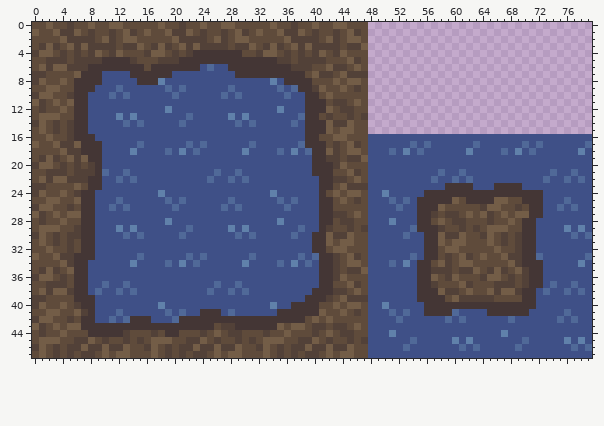
One commit to this sprite sheet: graphics/terrain/river_dirt_9.png. The picture above was drawn from the file before the commit.
The file is 80x48 pixels.
The same view after the edit:
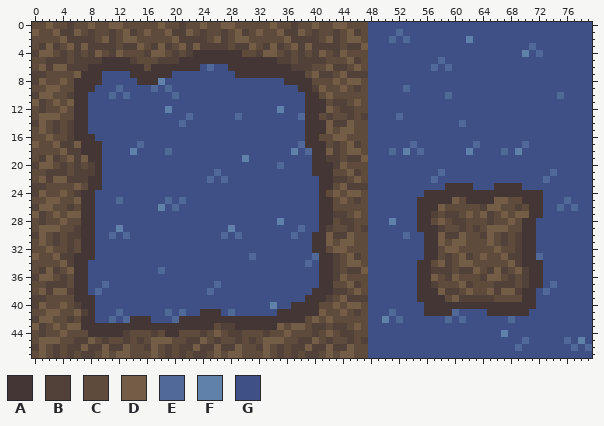
Palette (. is transparent): A #443635  B #524138  C #5f4b3b  D #735d47  E #506998  F #6081aa  G #3f5087
Difference:
There is now colour E in row 1 at x 52; in row 2 at x 51 and 53; in row 3 at x 71; in row 4 at x 72; in row 5 at x 58; in row 6 at x 57 and 59.
There is now colour E in row 9 at x 53; in row 10 at x 59 and 75; in row 13 at x 52; in row 14 at x 61.
The edit turns colour F into colour E in row 45 at x 76.
The edit turns colour G into colour E in row 9 at x 17; in row 13 at x 29; in row 20 at x 35; in row 22 at x 27; in row 30 at x 11 and 27; in row 35 at x 18.
There is now colour F in row 2 at x 62; in row 4 at x 70.
The edit turns colour G into colour F in row 19 at x 30; in row 26 at x 18; in row 42 at x 50.
There is now colour G in row 0 at x 48 to 79; in row 1 at x 48 to 51 and 53 to 79; in row 2 at x 48 to 50, 52, 54 to 61 and 63 to 79; in row 3 at x 48 to 70 and 72 to 79; in row 4 at x 48 to 69, 71 and 73 to 79; in row 5 at x 48 to 57 and 59 to 79.
There is now colour G in row 6 at x 48 to 56, 58 and 60 to 79; in rows 7 to 8 at x 48 to 79; in row 9 at x 48 to 52 and 54 to 79; in row 10 at x 48 to 58, 60 to 74 and 76 to 79; in rows 11 to 12 at x 48 to 79; in row 13 at x 48 to 51 and 53 to 79.
There is now colour G in row 14 at x 48 to 60 and 62 to 79; in row 15 at x 48 to 79.
The edit turns colour E into colour G in row 9 at x 21, 28, 35 and 37; in row 10 at x 27, 29 and 36; in row 14 at x 13, 15, 29, 31 and 37; in row 17 at x 22, 24, 31, 56, 72 and 79; in row 18 at x 23, 35 and 71; in row 21 at x 10, 13, 29, 61 and 77.
The edit turns colour E into colour G in row 22 at x 12, 14, 28, 30, 60, 62, 76 and 78; in row 25 at x 28, 35, 37, 51 and 53; in row 26 at x 11, 13, 27, 29, 36 and 52; in row 29 at x 22 and 54; in row 30 at x 15, 21, 31, 77 and 79; in row 33 at x 15, 22, 24, 38, 54 and 79.
The edit turns colour E into colour G in row 34 at x 19, 23, 35 and 51; in row 37 at x 13, 29 and 77; in row 38 at x 12, 14, 28, 30, 76 and 78; in row 41 at x 53 and 76; in row 42 at x 75 and 77; in row 45 at x 54.
The edit turns colour E into colour G in row 46 at x 53, 61 and 63.
The edit turns colour F into colour G in row 8 at x 34; in row 13 at x 12, 14, 28 and 30; in row 18 at x 21, 30 and 78; in row 24 at x 18, 34 and 50; in row 28 at x 19; in row 29 at x 14, 30, 76 and 78.
The edit turns colour F into colour G in row 34 at x 14, 21, 30, 37, 53 and 78; in row 40 at x 18 and 50; in row 44 at x 51; in row 45 at x 60 and 62.
Boxes around the changes in both pictures, in picture pixels (x1, y1, x2, y2):
changed: (368, 22, 592, 183)
changed: (102, 78, 305, 295)
changed: (382, 190, 417, 232)
changed: (557, 225, 592, 344)
changed: (389, 253, 417, 267)
changed: (158, 302, 165, 309)
changed: (382, 302, 417, 351)
changed: (452, 337, 480, 351)
